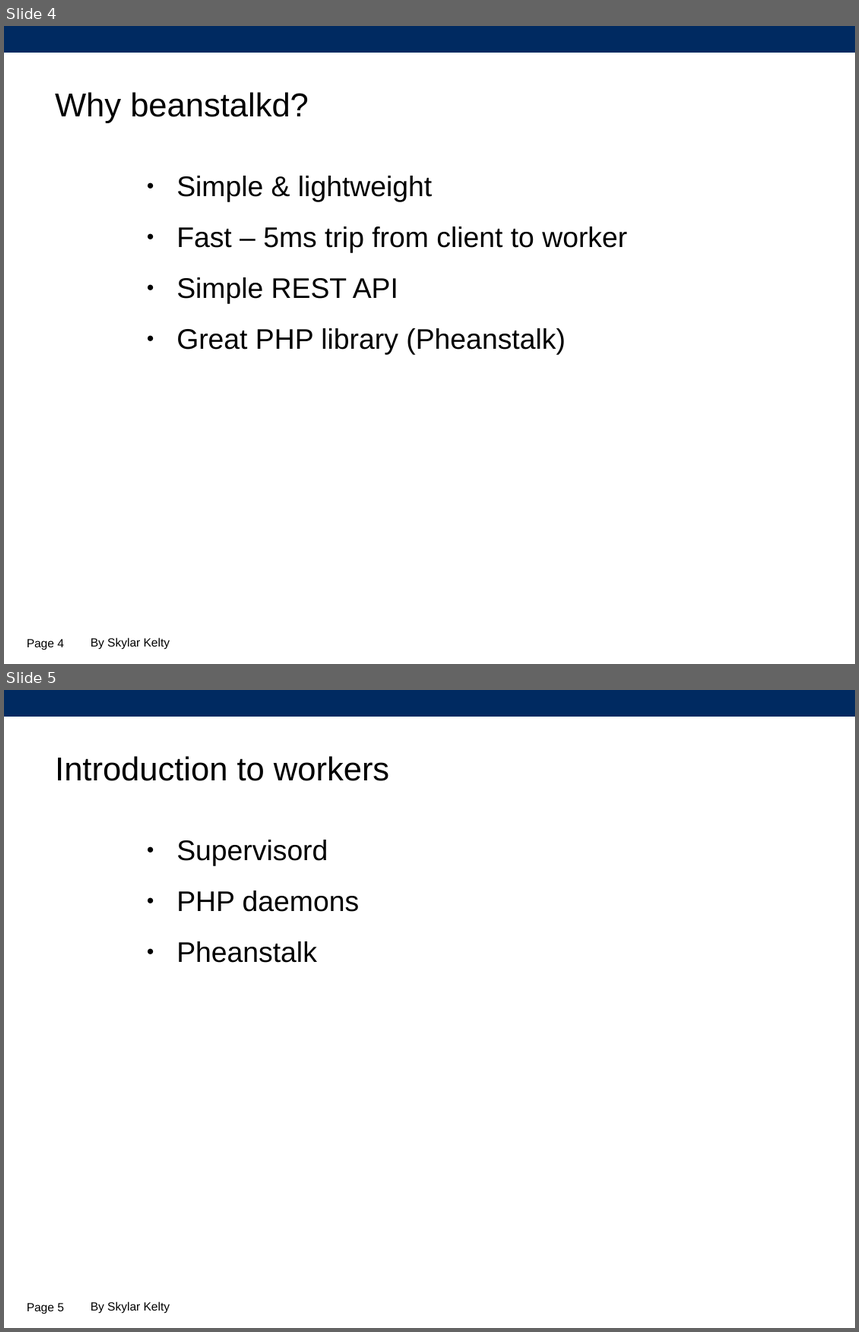
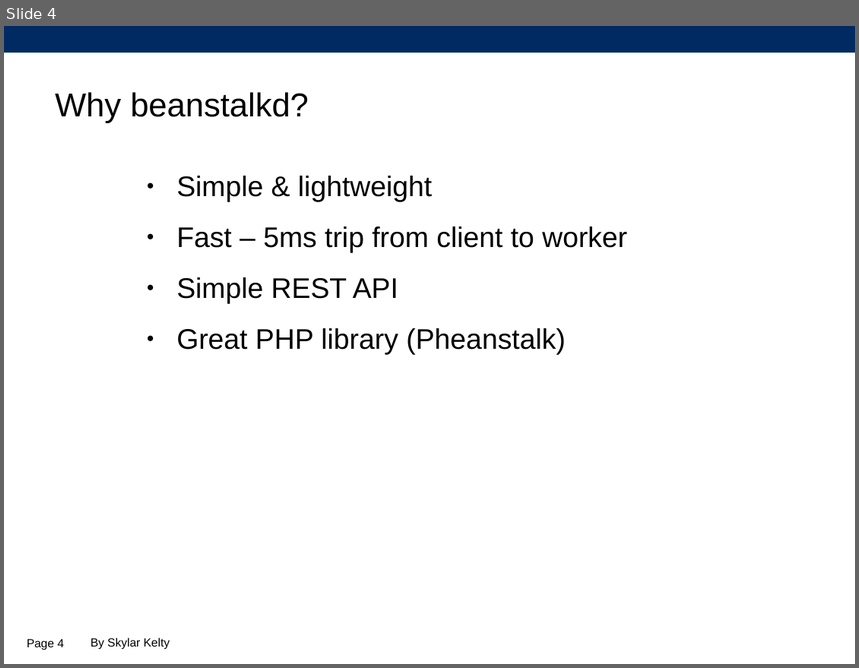
Before and after one commit to SkylarKelty/pheanstalkd-demo, a slide deck: presentation/beanstalkd.odp. Shown one above the other, each under a label of ours: slides 4 and 5 before the commit, slide 4 after it. The pictures are 859x1332 and 859x668 pixels, drawn with LibreOffice and Linux fonts; fonts in the diff are those of the drawing; background and template pictures are left out. Boxes give left, top, right and bottom in pixels: in the first picture for what was removed or moved away, otherwise in the second. Text is boxed around its words. In the diff, an @@ line names an element or a change of style, - is before the commit and + after.

```diff
--- a/presentation/beanstalkd.odp
+++ b/presentation/beanstalkd.odp
@@ slide 5 removed at (4,690,855,1328), background #FFFFFF; not listed: 1 template element that a slide beside it also shows @@
@@ title removed at (55,756,389,781) @@
-Introduction to workers
@@ text removed at (177,840,360,963) @@
-● Supervisord
-● PHP daemons
-● Pheanstalk
@@ page number removed at (27,1303,64,1314) @@
-Page 5
@@ text removed at (91,1302,170,1314) @@
-By Skylar Kelty
```
Also in this commit, not shown: 1 slide changed.
